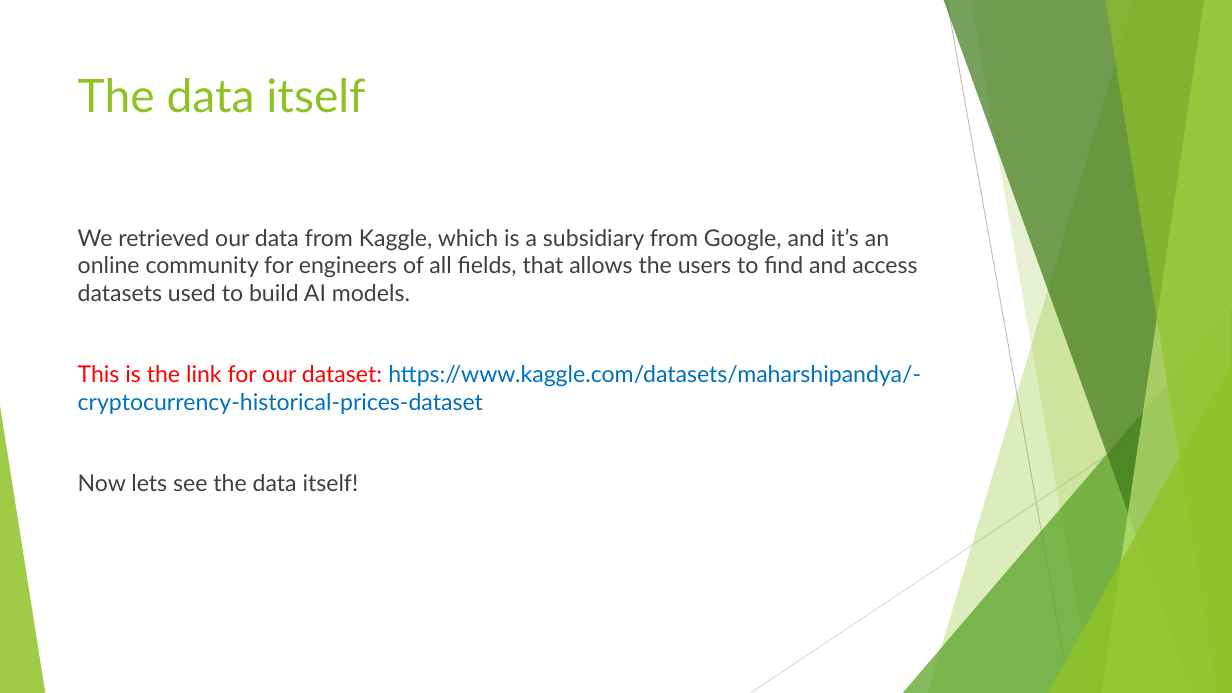
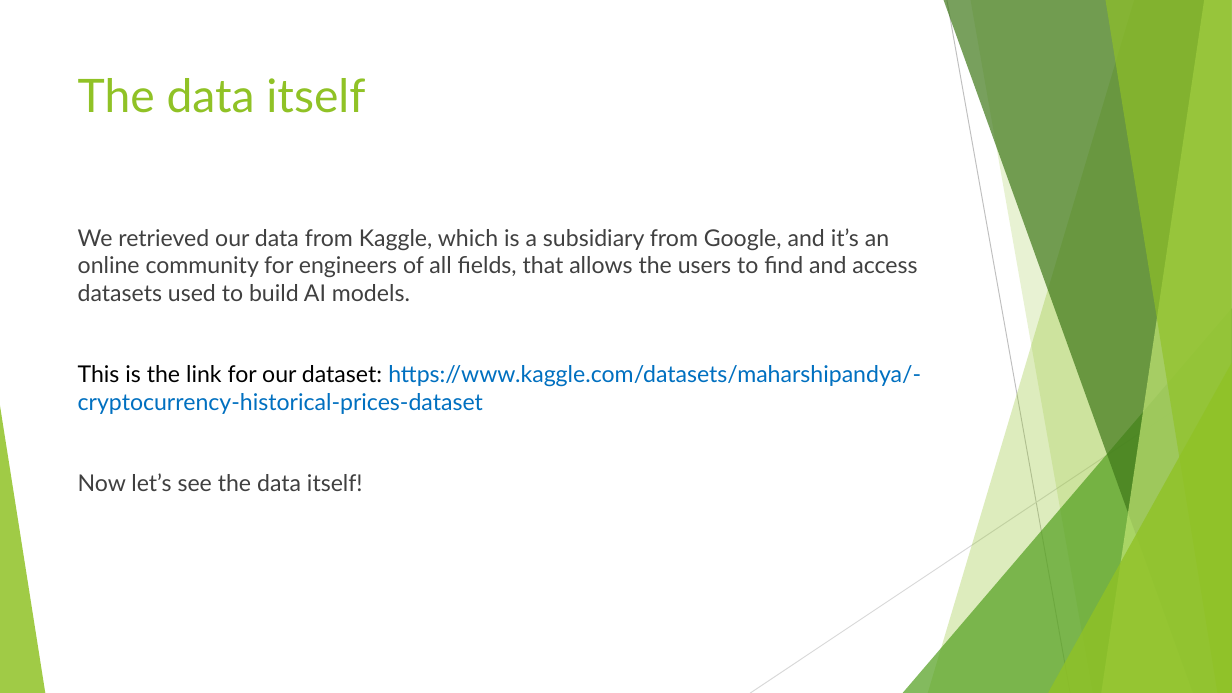
Before and after one commit to drummersoul/Cryptocurrency-Price-Prediction, a slide deck: slide 11 of Power Point Presentations/Presentation Week 3 Group D.pptx (slide 10 before the commit). Drawn at 1232x693 pixels with LibreOffice and Linux fonts; fonts in the diff are those of the drawing. Boxes give left, top, right and bottom in pixels: in the first picture for what was removed or moved away, otherwise in the second. Text is boxed around its words. In the diff, an @@ line names an element or a change of style, - is before the commit and + after.

Commit message:
explained briefly what is cryptocurrency

```diff
--- a/Power Point Presentations/Presentation Week 3 Group D.pptx
+++ b/Power Point Presentations/Presentation Week 3 Group D.pptx
@@ text at <box>78,365,921,414</box>: text colour #FF0000 to #000000 in "This is the link for our dataset:" @@
@@ text at <box>78,473,363,491</box>: text changed @@
-Now lets see the data itself!
+Now let’s see the data itself!
```
Also in this commit, not shown: 8 other slides changed, 1 slide added, 1 other file.
